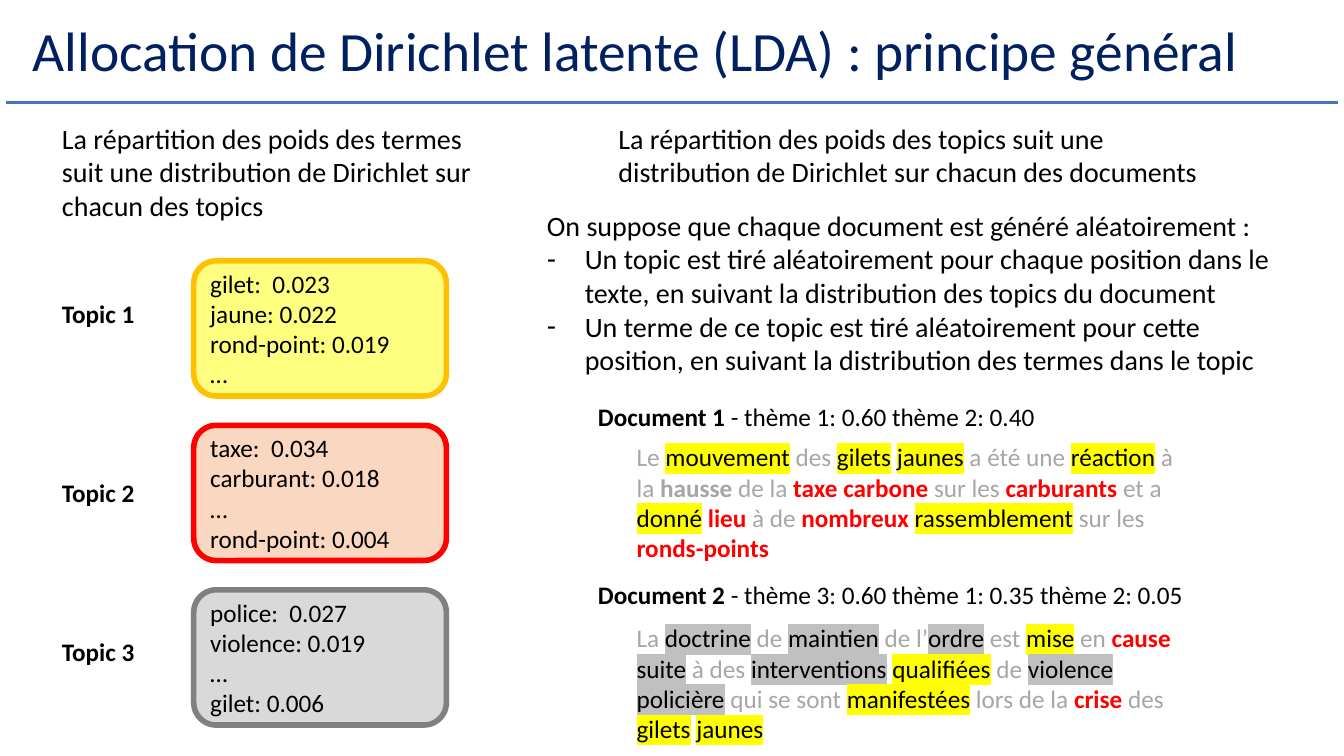
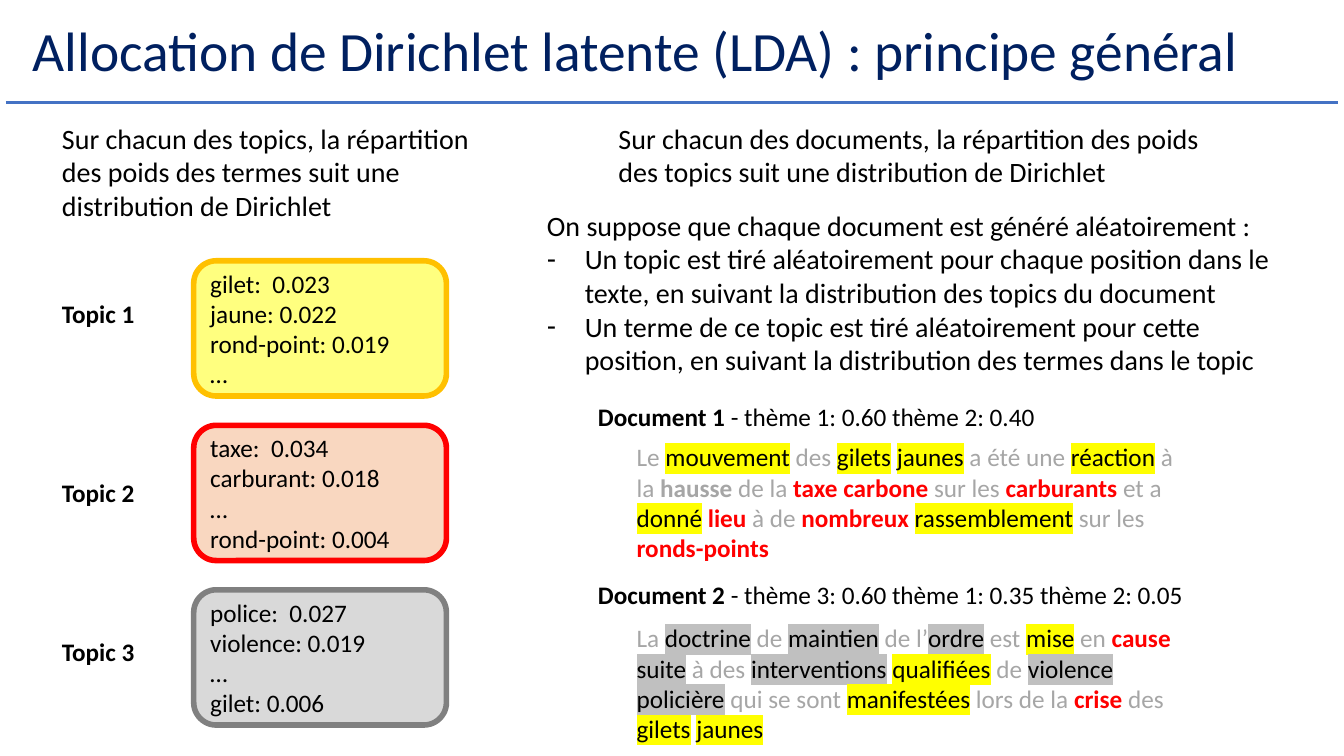
Before and after one commit to Herve-Guerin/cours-NLP-Gustave-Eiffel, a slide deck: slide 89 of Slides/NLP et Analyse Textuelle V2 - 1.pptx. Drawn at 1344x756 pixels with LibreOffice and Linux fonts; fonts in the diff are those of the drawing. Boxes give left, top, right and bottom in pixels: in the first picture for what was removed or moved away, otherwise in the second. Text is boxed around its words. In the diff, an @@ line names an element or a change of style, - is before the commit and + after.

```diff
--- a/Slides/NLP et Analyse Textuelle V2 - 1.pptx
+++ b/Slides/NLP et Analyse Textuelle V2 - 1.pptx
@@ text at <box>62,129,469,217</box>: text changed @@
-La répartition des poids des termes suit une distribution de Dirichlet sur chacun des topics
+Sur chacun des topics, la répartition des poids des termes suit une distribution de Dirichlet
@@ text at <box>618,129,1199,187</box>: text changed @@
-La répartition des poids des topics suit une distribution de Dirichlet sur chacun des documents
+Sur chacun des documents, la répartition des poids des topics suit une distribution de Dirichlet
```
Also in this commit, not shown: 18 other slides changed.
